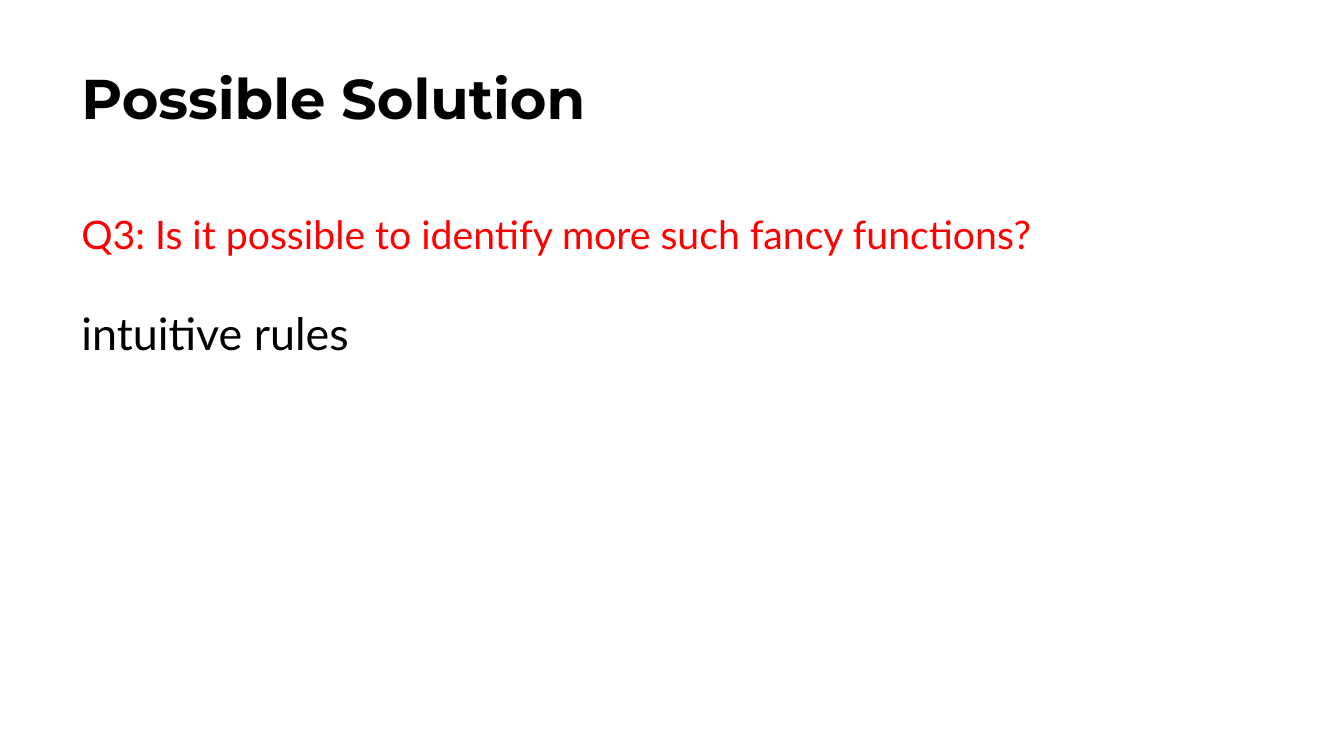
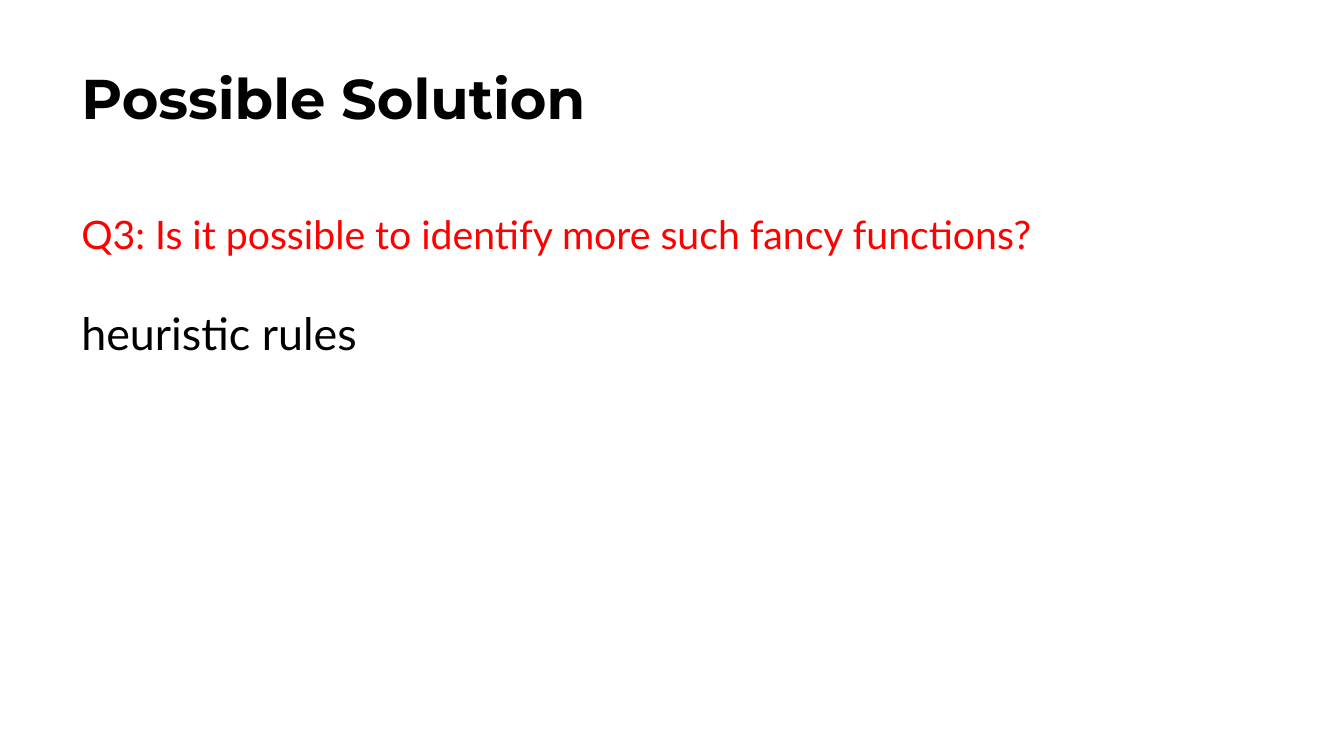
Before and after one commit to keymaker-arch/keymaker-arch.github.io, a slide deck: slide 21 of misc/thinking2021/pre_ucriverside_20211211.pptx. Drawn at 1344x756 pixels with LibreOffice and Linux fonts; fonts in the diff are those of the drawing. Boxes give left, top, right and bottom in pixels: in the first picture for what was removed or moved away, otherwise in the second. Text is boxed around its words. In the diff, an @@ line names an element or a change of style, - is before the commit and + after.

```diff
--- a/misc/thinking2021/pre_ucriverside_20211211.pptx
+++ b/misc/thinking2021/pre_ucriverside_20211211.pptx
@@ text at [81,317,357,351]: text changed @@
-intuitive rules
+heuristic rules
```
Also in this commit, not shown: 1 slide added, 1 other file.
